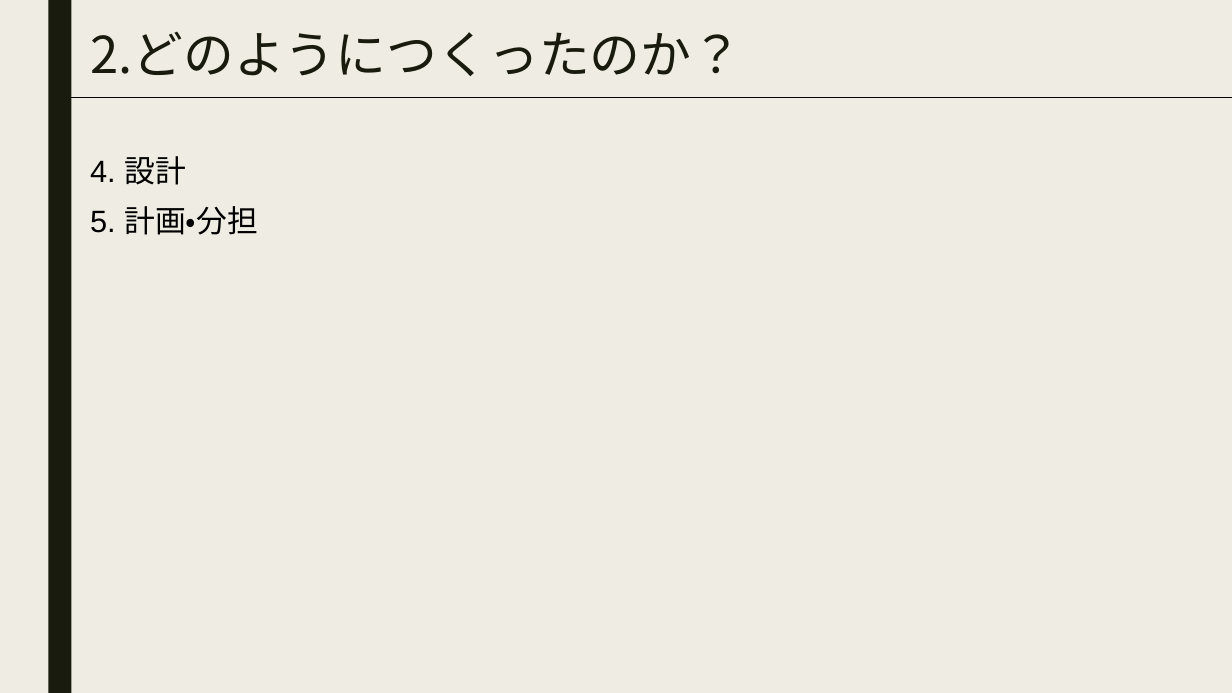
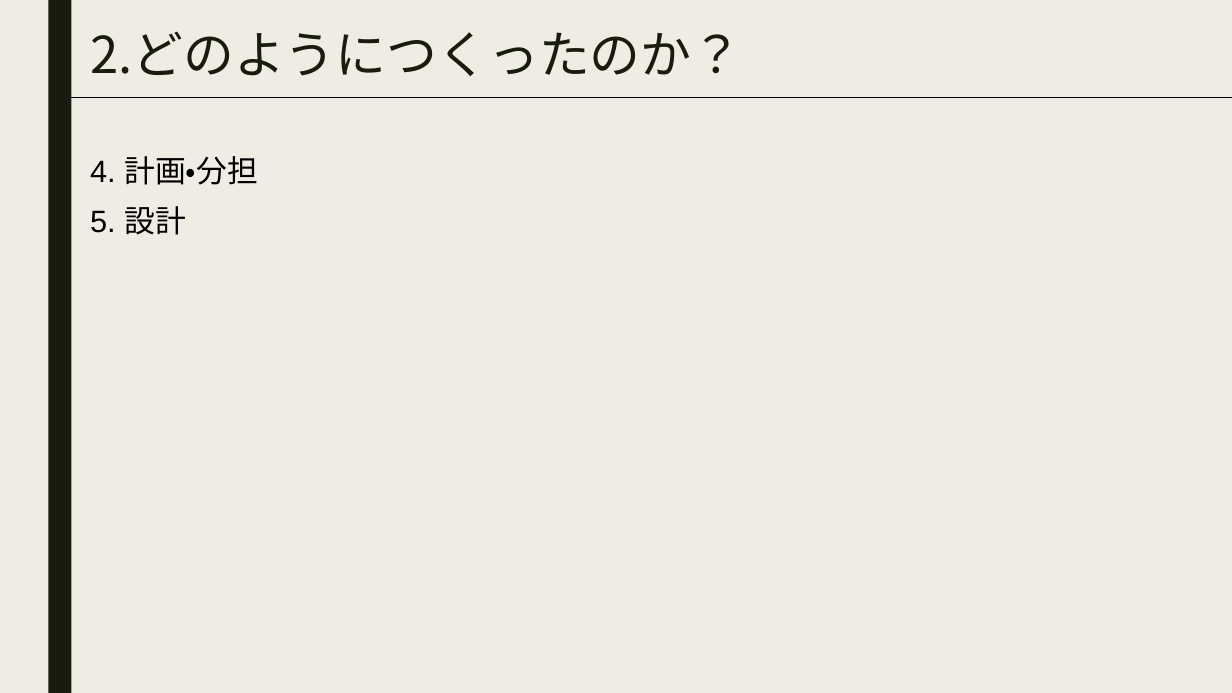
Before and after one commit to RUSAEXP12024/group9, a slide deck: slide 8 of 成果発表_9班訂正後.pptx. Drawn at 1232x693 pixels with LibreOffice and Linux fonts; fonts in the diff are those of the drawing. Boxes give left, top, right and bottom in pixels: in the first picture for what was removed or moved away, otherwise in the second. Text is boxed around its words. In the diff, an @@ line names an element or a change of style, - is before the commit and + after.

Commit message:
設計変更

```diff
--- a/成果発表_9班訂正後.pptx
+++ b/成果発表_9班訂正後.pptx
@@ text at [90, 156, 258, 235]: text changed @@
-4. 設計
-5. 計画・分担
+4. 計画・分担
+5. 設計
```
